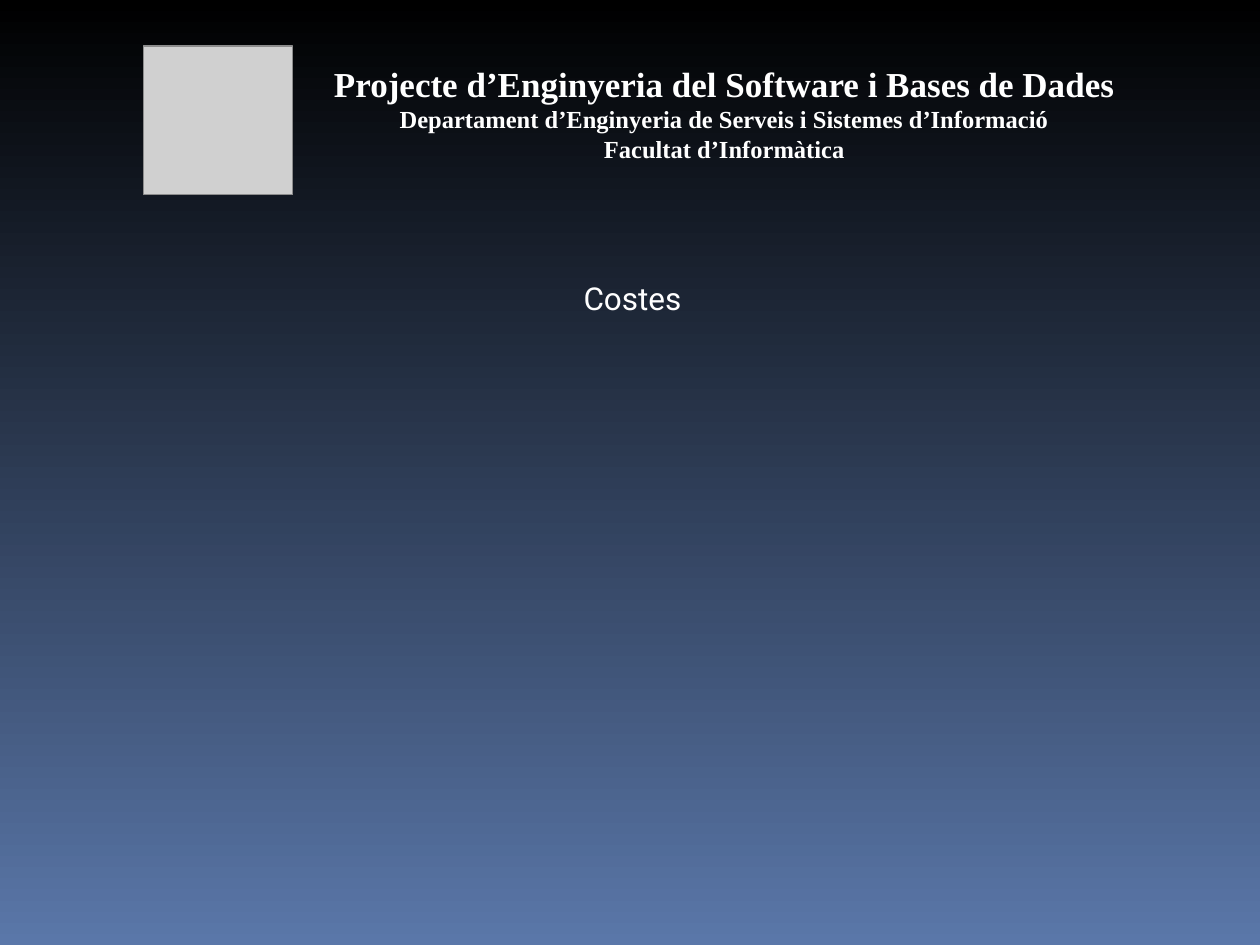
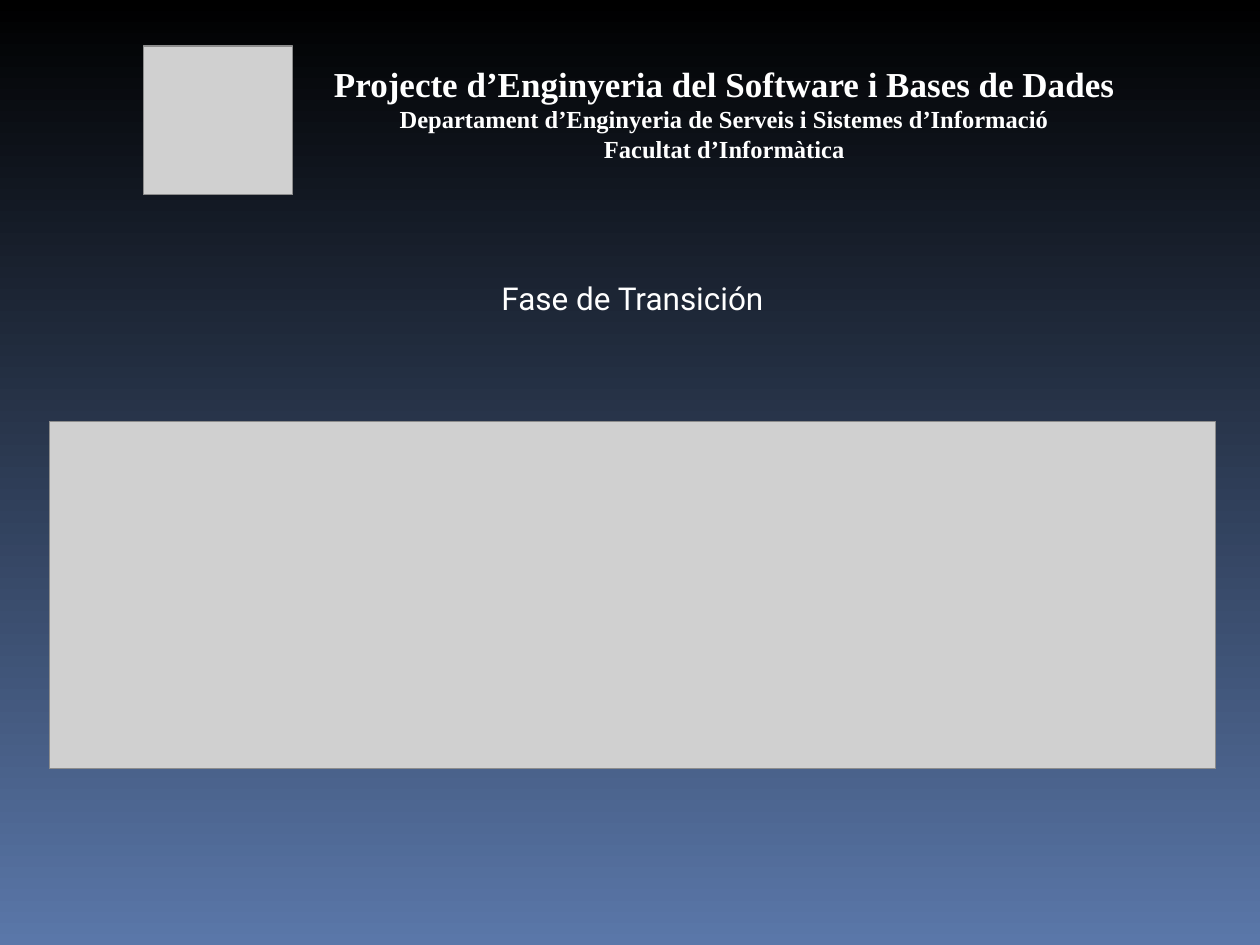
Before and after one commit to mvm9289/escfib, a slide deck: slide 23 of Docs/0910Q2-08-E-1.0-Presentacion.ppt. Drawn at 1260x945 pixels with LibreOffice and Linux fonts; fonts in the diff are those of the drawing; grey boxes stand for pictures. Boxes give left, top, right and bottom in pixels: in the first picture for what was removed or moved away, otherwise in the second. Text is boxed around its words. In the diff, an @@ line names an element or a change of style, - is before the commit and + after.

```diff
--- a/Docs/0910Q2-08-E-1.0-Presentacion.ppt
+++ b/Docs/0910Q2-08-E-1.0-Presentacion.ppt
@@ text at bbox=[501, 286, 764, 311]: text changed @@
-Costes
+Fase de Transición
@@ picture added at bbox=[49, 422, 1215, 770] @@
```
Also in this commit, not shown: 7 other slides changed, 1 slide added.
